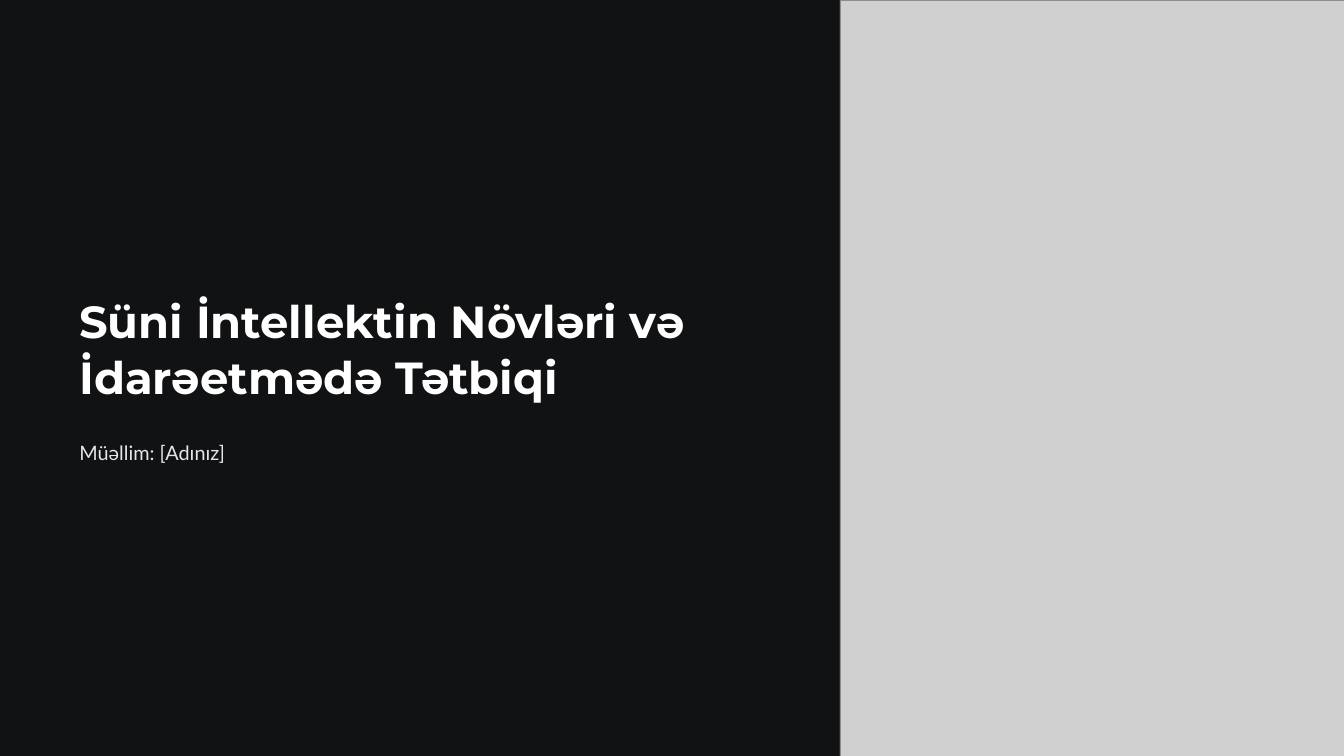
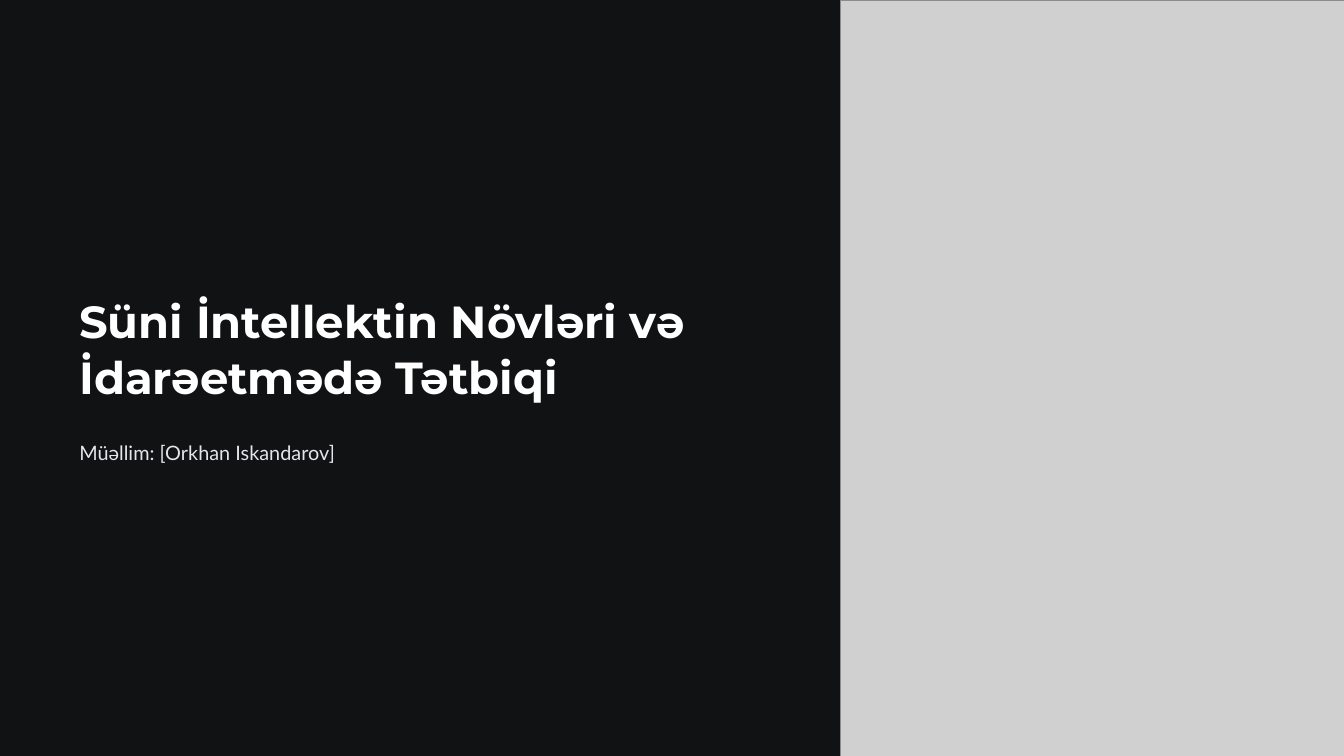
Before and after one commit to oiskenderov/ai-management-course, a slide deck: slide 1 of Seperated/Presentations/L2-Suni-Intellektin-Novleri-ve-Idareetmede-Tetbiqi.pptx. Drawn at 1344x756 pixels with LibreOffice and Linux fonts; fonts in the diff are those of the drawing; grey boxes stand for pictures. Boxes give left, top, right and bottom in pixels: in the first picture for what was removed or moved away, otherwise in the second. Text is boxed around its words. In the diff, an @@ line names an element or a change of style, - is before the commit and + after.

```diff
--- a/Seperated/Presentations/L2-Suni-Intellektin-Novleri-ve-Idareetmede-Tetbiqi.pptx
+++ b/Seperated/Presentations/L2-Suni-Intellektin-Novleri-ve-Idareetmede-Tetbiqi.pptx
@@ text at (79, 444, 334, 463): text changed @@
-Müəllim: [Adınız]
+Müəllim: [Orkhan Iskandarov]
```
Also in this commit, not shown: 4 other slides changed, 1 slide added, 1 other file.
